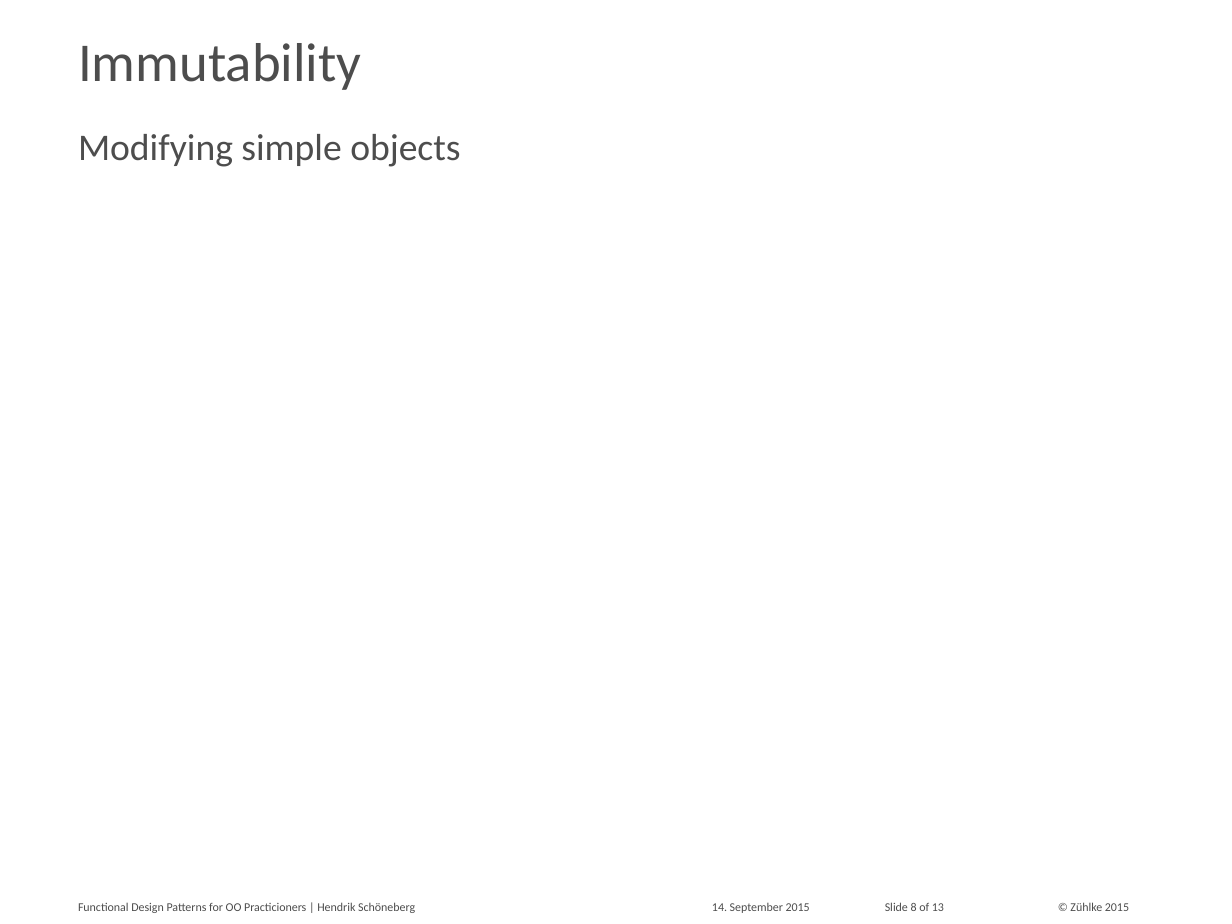
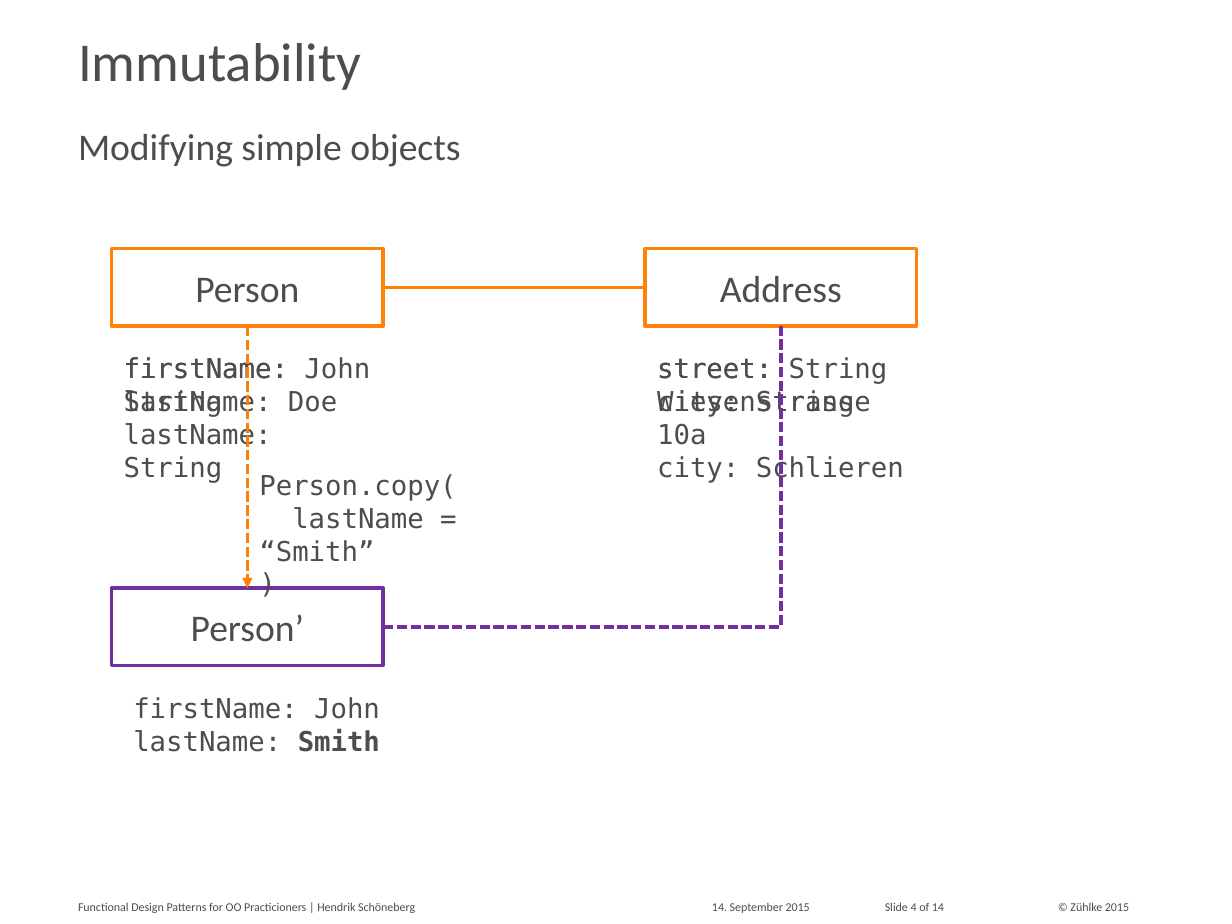
Before and after one commit to aax/zdays-fp-patterns, a slide deck: slide 4 of hesc_slides.pptx (slide 8 before the commit). Drawn at 1232x924 pixels with LibreOffice and Linux fonts; fonts in the diff are those of the drawing; background and template pictures are left out. Boxes give left, top, right and bottom in pixels: in the first picture for what was removed or moved away, otherwise in the second. Text is boxed around its words. In the diff, an @@ line names an element or a change of style, - is before the commit and + after.

Commit message:
reordering of immutability section

```diff
--- a/hesc_slides.pptx
+++ b/hesc_slides.pptx
@@ rectangle added at bbox=[112, 249, 383, 326], fill #FFFFFF, outline #FF820A 2 pt, 22 pt, text #4D4D4D @@
+Person
@@ rectangle added at bbox=[646, 249, 917, 326], fill #FFFFFF, outline #FF820A 2 pt, 22 pt, text #4D4D4D @@
+Address
@@ line added from (383, 287) to (646, 287), #FF7F04 2 pt @@
@@ arrow added from (248, 326) to (248, 588), #FF7F04 2 pt dashed @@
@@ elbow line added from (383, 627) to (781, 326), #7030A0 2 pt dashed @@
@@ text added at bbox=[124, 357, 288, 483], 16 pt, text #4D4D4D @@
+firstName: String
+lastName: String
@@ text added at bbox=[124, 357, 370, 417], 16 pt, text #4D4D4D @@
+firstName: John
+lastName: Doe
@@ text added at bbox=[657, 357, 888, 417], 16 pt, text #4D4D4D @@
+street: String
+city: String
@@ text added at bbox=[657, 389, 904, 483], 16 pt, text #4D4D4D @@
+street: Wiesenstrasse 10a
+city: Schlieren
@@ text added at bbox=[259, 474, 456, 562], 16 pt, text #4D4D4D @@
+Person.copy(
+lastName = “Smith”
+)
@@ rectangle added at bbox=[112, 588, 383, 665], fill #FFFFFF, outline #7030A0 2 pt, 22 pt, text #4D4D4D @@
+Person’
@@ text added at bbox=[133, 697, 380, 752], 16 pt, text #4D4D4D @@
+firstName: John
+lastName: Smith
@@ text at bbox=[885, 902, 944, 911]: text changed @@
-Slide 8 of 13
+Slide 4 of 14
```
Also in this commit, not shown: 4 other slides changed, 1 slide added, 4 other files.
